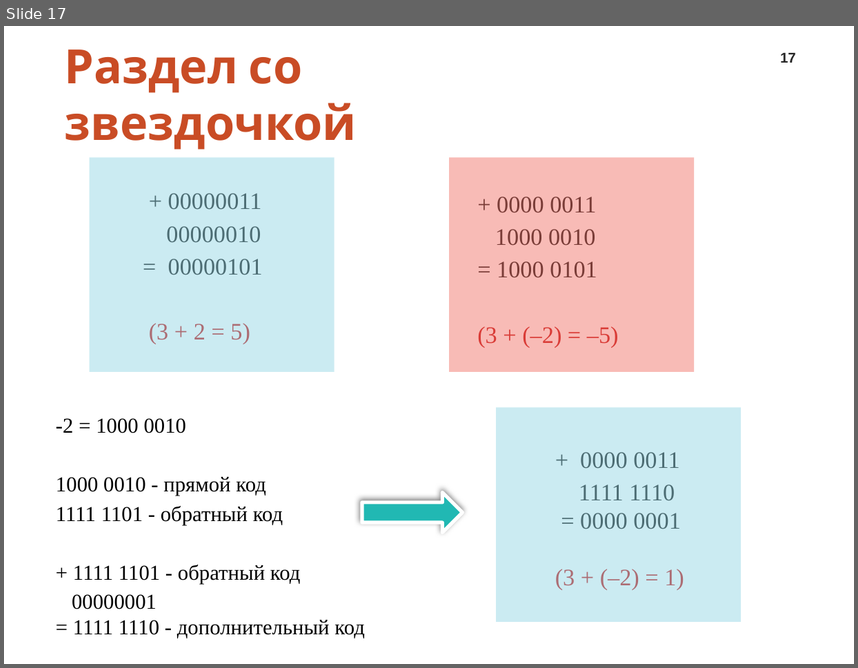
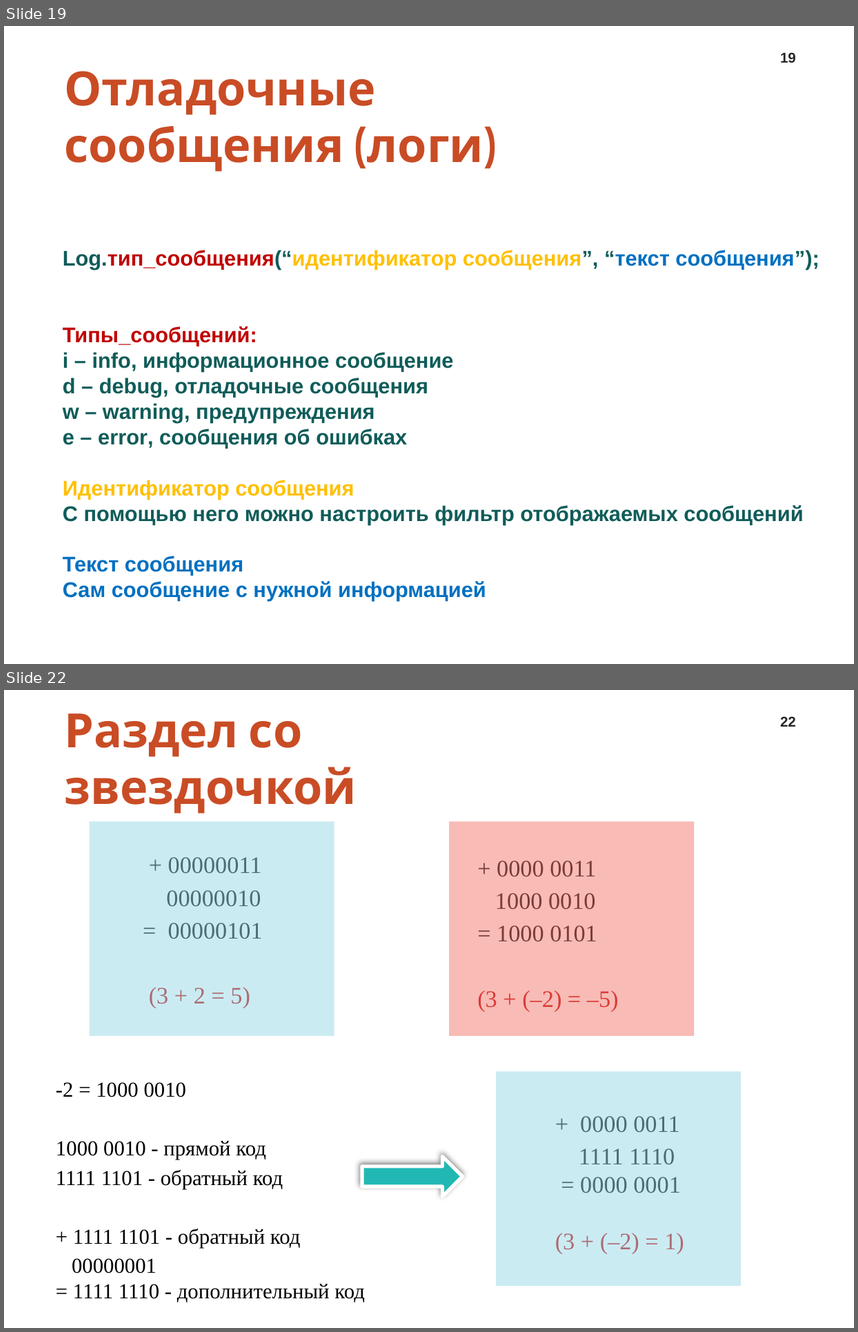
Before and after one commit to IriEfremova/LessonsCube, a slide deck: Android/Lesson4/Peremennie.pptx. Shown one above the other, each under a label of ours: slide 17 before the commit, slides 19 and 22 after it; the slides between them are not shown. The pictures are 858x668 and 858x1332 pixels, drawn with LibreOffice and Linux fonts; fonts in the diff are those of the drawing; background and template pictures are left out. Boxes give left, top, right and bottom in pixels: in the first picture for what was removed or moved away, otherwise in the second. Text is boxed around its words. In the diff, an @@ line names an element or a change of style, - is before the commit and + after.

```diff
--- a/Android/Lesson4/Peremennie.pptx
+++ b/Android/Lesson4/Peremennie.pptx
@@ slide 19 added at (x1=4, y1=26, x2=854, y2=664), background #FFFFFF @@
@@ page number added at (x1=780, y1=52, x2=796, y2=63), 12 pt, text #262626, bold @@
+19
@@ title added at (x1=65, y1=71, x2=484, y2=172), 40 pt, text #C94C25, bold @@
+Отладочные
+сообщения (логи)
@@ text added at (x1=63, y1=250, x2=819, y2=601), 18 pt, text #105C5A, bold @@
+Log.тип_сообщения(“идентификатор сообщения”, “текст сообщения”);
+Типы_сообщений:
+i – info, информационное сообщение
+d – debug, отладочные сообщения
+w – warning, предупреждения
+e – error, сообщения об ошибках
+Идентификатор сообщения
+С помощью него можно настроить фильтр отображаемых сообщений
+Текст сообщения
+Сам сообщение с нужной информацией
@@ what was slide 17 is now slide 22 @@
@@ page number at (x1=780, y1=716, x2=796, y2=727): text changed @@
-17
+22
```
Also in this commit, not shown: 4 other slides added, 3 slides removed, 2 other files.
